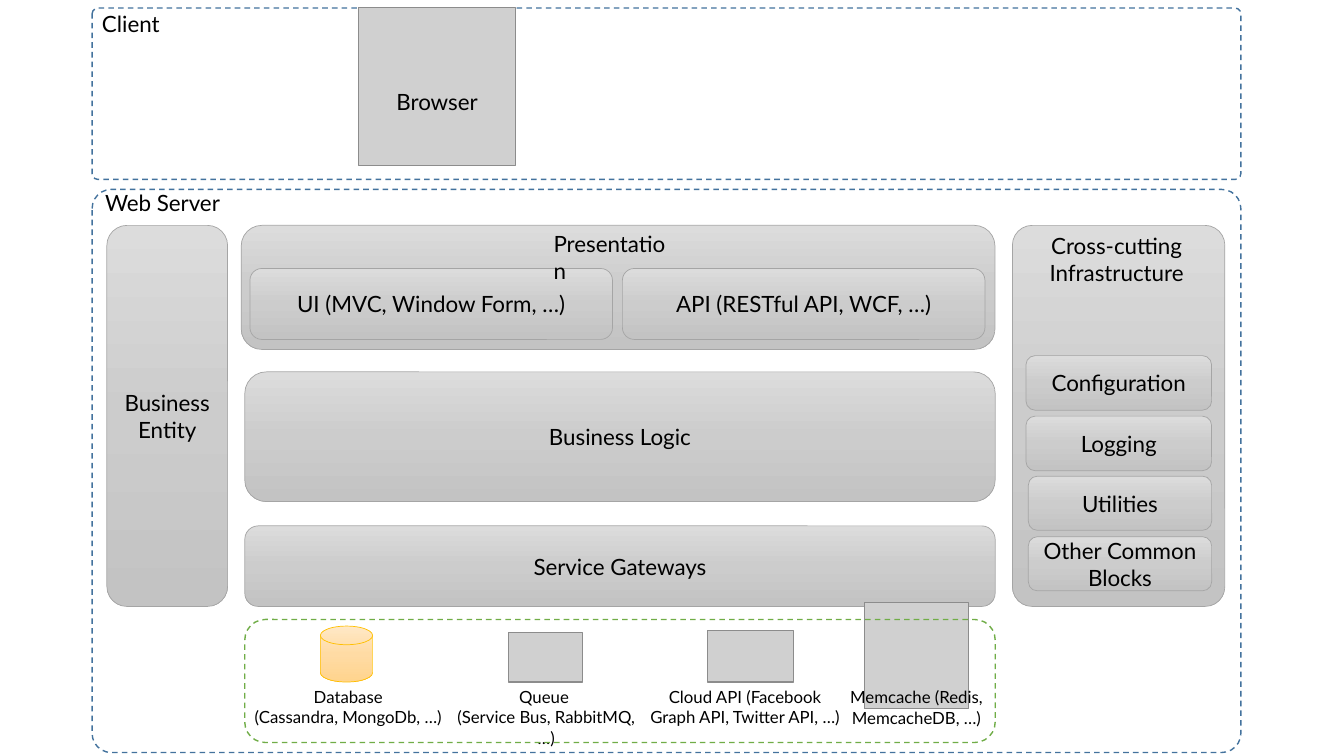
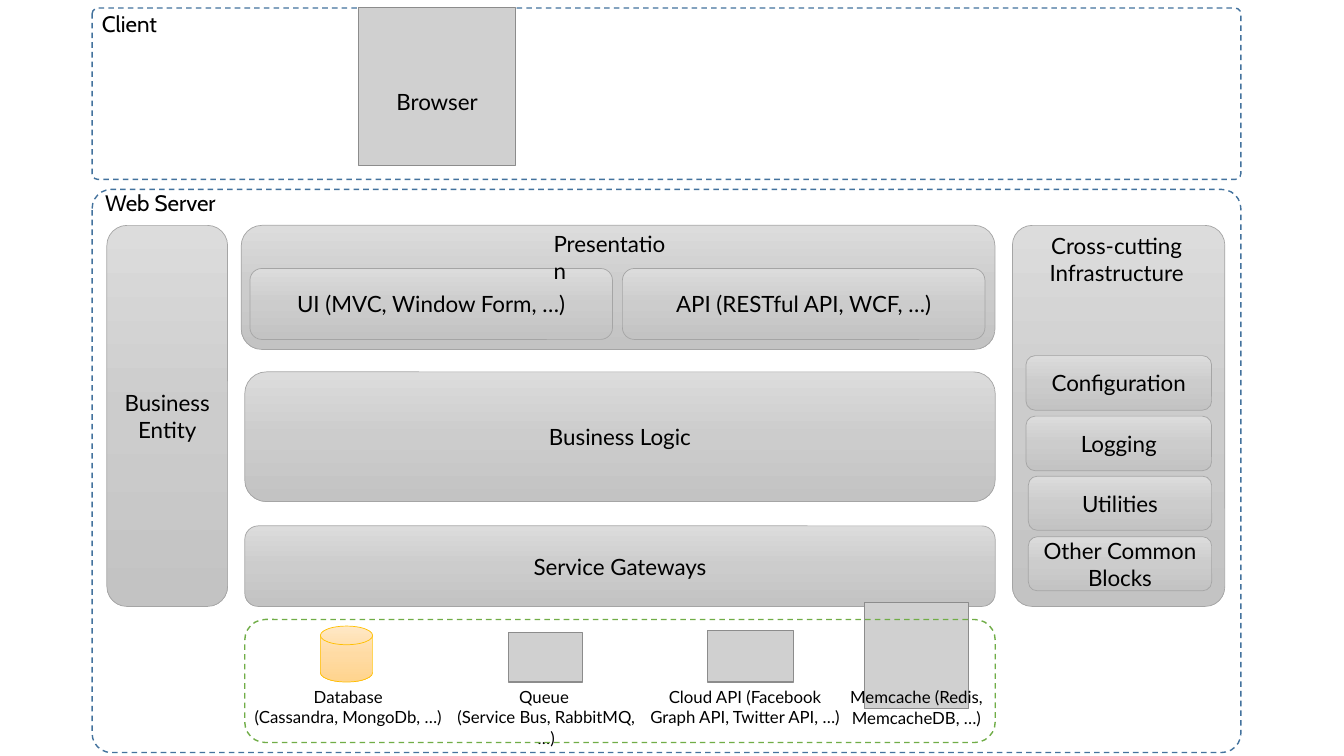
Before and after one commit to liepnguyen/Planru, a slide deck: slide 12 of Documents/Lessons Learned From Agile Quality Assurance In Scrum.pptx (slide 10 before the commit). Drawn at 1344x756 pixels with LibreOffice and Linux fonts; fonts in the diff are those of the drawing; grey boxes stand for pictures. Boxes give left, top, right and bottom in pixels: in the first picture for what was removed or moved away, otherwise in the second. Text is boxed around its words. In the diff, an @@ line names an element or a change of style, - is before the commit and + after.

```diff
--- a/Documents/Lessons Learned From Agile Quality Assurance In Scrum.pptx
+++ b/Documents/Lessons Learned From Agile Quality Assurance In Scrum.pptx
@@ text "Client" at (102, 15, 157, 33): font Lato to Cabin @@
@@ text "Web Server" at (105, 194, 216, 212): font Lato to Cabin @@
```
Also in this commit, not shown: 11 other slides changed, 2 slides added.
